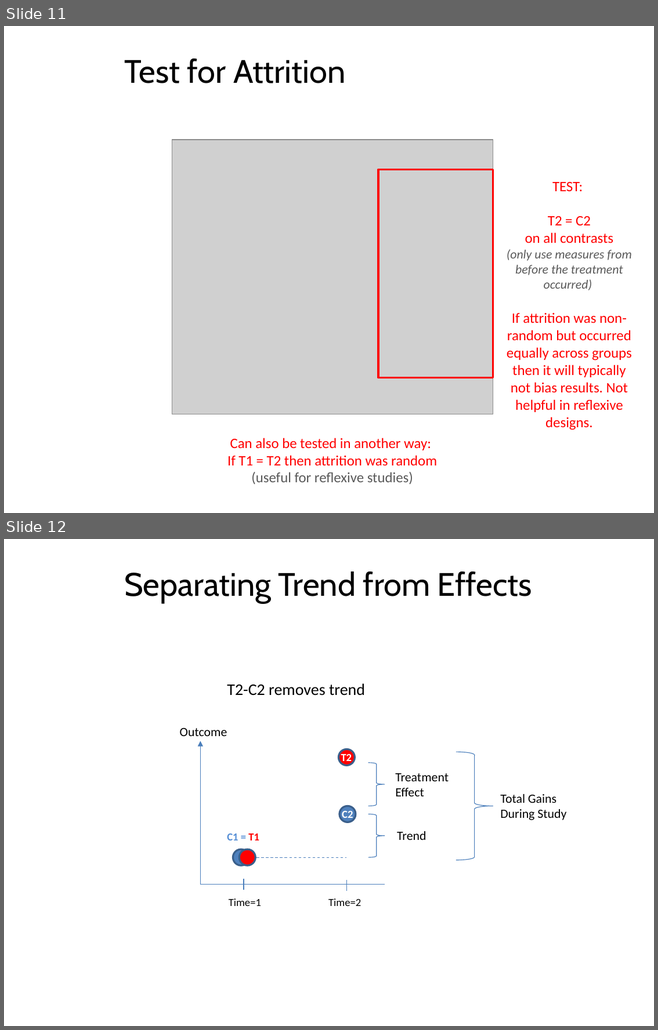
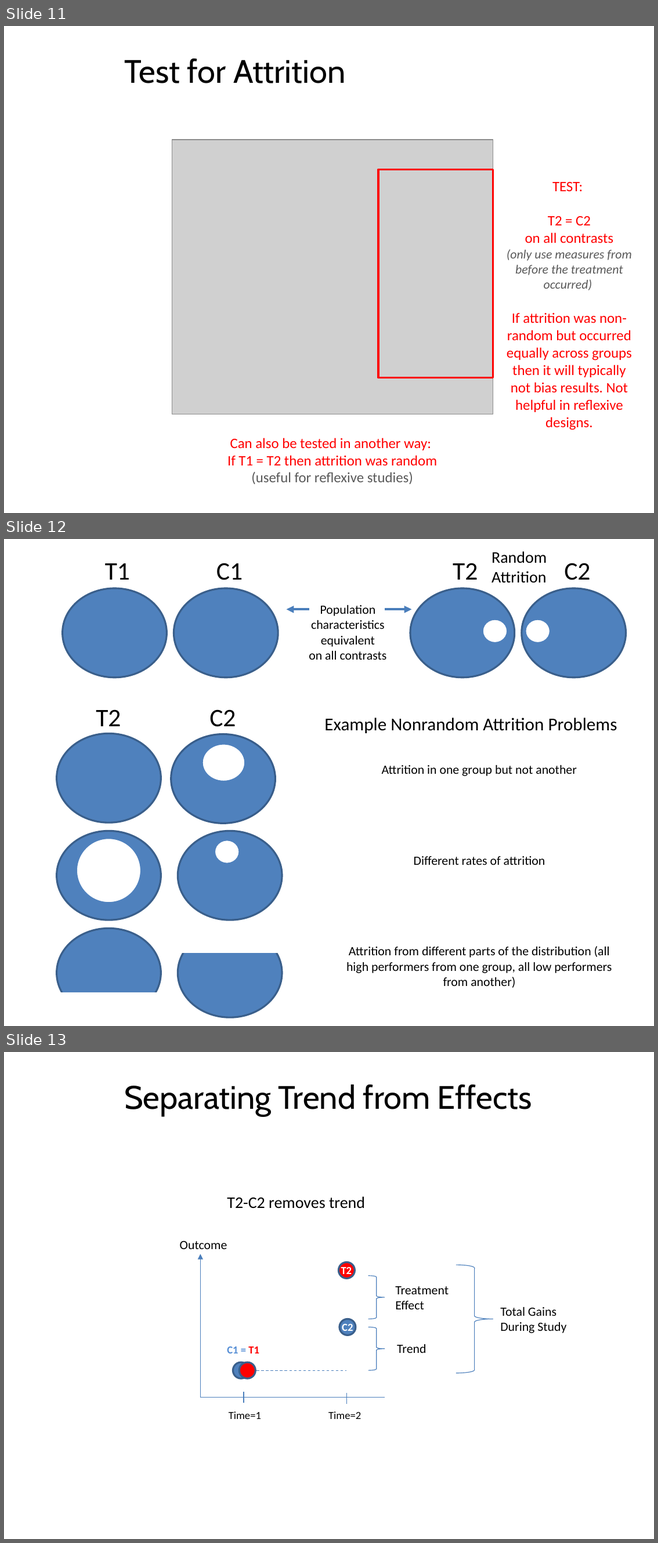
Before and after one commit to DS4PS/cpp-524-spr-2020, a slide deck: lectures/p-07-campbell-scores-v2.pptx. Shown one above the other, each under a label of ours: slides 11 and 12 before the commit, slides 11, 12 and 13 after it. The pictures are 658x1030 and 658x1543 pixels, drawn with LibreOffice and Linux fonts; fonts in the diff are those of the drawing; grey boxes stand for pictures. Boxes give left, top, right and bottom in pixels: in the first picture for what was removed or moved away, otherwise in the second. Text is boxed around its words. In the diff, an @@ line names an element or a change of style, - is before the commit and + after.

Commit message:
update lecture

```diff
--- a/lectures/p-07-campbell-scores-v2.pptx
+++ b/lectures/p-07-campbell-scores-v2.pptx
@@ slide 12 added at <box>4,539,654,1026</box>, background #FFFFFF @@
@@ text added at <box>491,551,546,583</box>, 18 pt, text #000000 @@
+Random
+Attrition
@@ text added at <box>105,563,130,580</box>, 28 pt, text #000000 @@
+T1
@@ text added at <box>216,563,242,580</box>, 28 pt, text #000000 @@
+C1
@@ text added at <box>452,563,477,580</box>, 28 pt, text #000000 @@
+T2
@@ text added at <box>564,563,590,580</box>, 28 pt, text #000000 @@
+C2
@@ ellipse added at <box>63,588,166,678</box>, fill #4F81BD, outline #3A5F8C 2 pt @@
@@ ellipse added at <box>173,588,278,678</box>, fill #4F81BD, outline #3A5F8C 2 pt @@
@@ ellipse added at <box>410,588,514,678</box>, fill #4F81BD, outline #3A5F8C 2 pt @@
@@ ellipse added at <box>521,588,625,678</box>, fill #4F81BD, outline #3A5F8C 2 pt @@
@@ text added at <box>308,605,387,660</box>, 14 pt, text #000000 @@
+Population characteristics equivalent
+on all contrasts
@@ arrow added from (309, 609) to (286, 609), #4B7EBC 2.75 pt @@
@@ arrow added from (384, 609) to (411, 609), #4B7EBC 2.75 pt @@
@@ ellipse added at <box>482,619,507,643</box>, fill #FFFFFF, outline #4F81BD 2 pt @@
@@ ellipse added at <box>525,619,550,643</box>, fill #FFFFFF, outline #4F81BD 2 pt @@
@@ text added at <box>96,710,121,726</box>, 28 pt, text #000000 @@
+T2
@@ text added at <box>209,710,235,727</box>, 28 pt, text #000000 @@
+C2
@@ text added at <box>324,718,617,733</box>, 20 pt, text #000000 @@
+Example Nonrandom Attrition Problems
@@ ellipse added at <box>57,733,161,822</box>, fill #4F81BD, outline #3A5F8C 2 pt @@
@@ ellipse added at <box>171,734,275,824</box>, fill #4F81BD, outline #385D8A 2 pt @@
@@ ellipse added at <box>202,744,246,781</box>, fill #FFFFFF, outline #4F81BD 2 pt @@
@@ text added at <box>346,765,611,988</box>, 14 pt, text #000000 @@
+Attrition in one group but not another
+Different rates of attrition
+Attrition from different parts of the distribution (all high performers from one group, all low performers from another)
@@ ellipse added at <box>57,831,161,919</box>, fill #4F81BD, outline #3A5F8C 2 pt @@
@@ ellipse added at <box>177,831,281,919</box>, fill #4F81BD, outline #3A5F8C 2 pt @@
@@ ellipse added at <box>76,838,141,903</box>, fill #FFFFFF, outline #4F81BD 2 pt @@
@@ ellipse added at <box>215,840,240,864</box>, fill #FFFFFF, outline #4F81BD 2 pt @@
@@ ellipse added at <box>57,928,161,1017</box>, fill #4F81BD, outline #3A5F8C 2 pt @@
@@ rectangle added at <box>166,925,296,952</box>, fill #FFFFFF, outline #FFFFFF 2 pt @@
@@ ellipse added at <box>177,928,281,1017</box>, fill #4F81BD, outline #3A5F8C 2 pt @@
@@ rectangle added at <box>43,994,173,1020</box>, fill #FFFFFF, outline #FFFFFF 2 pt @@
@@ what was slide 12 is now slide 13 @@
```
Also in this commit, not shown: 1 other file.
